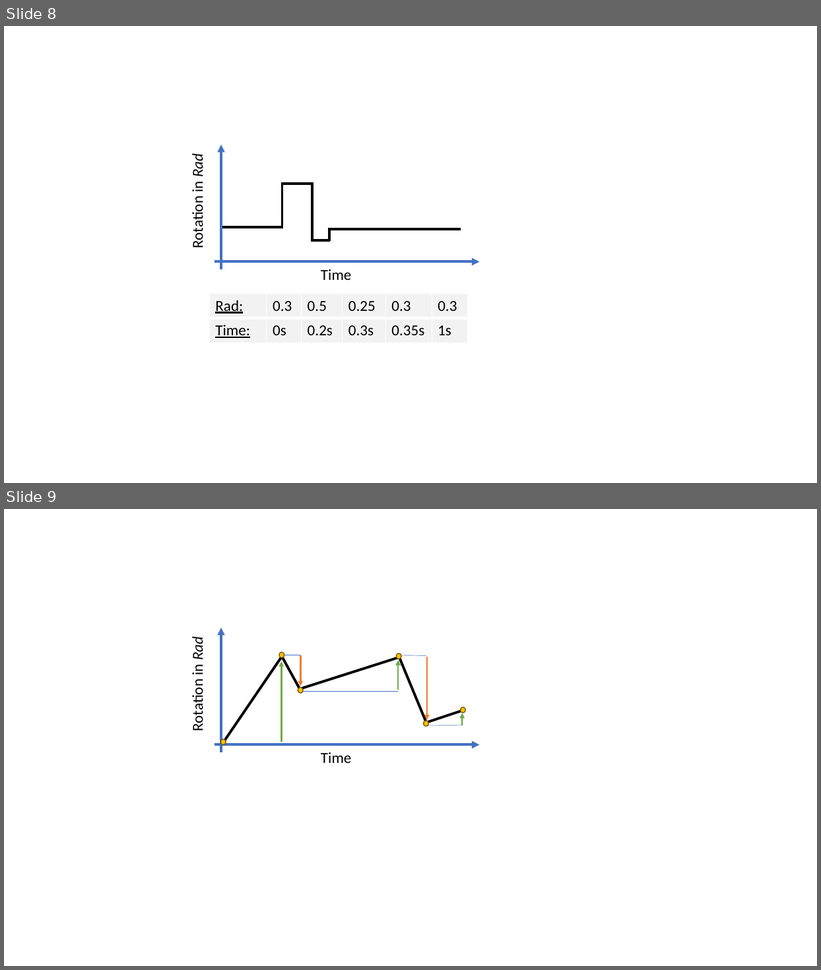
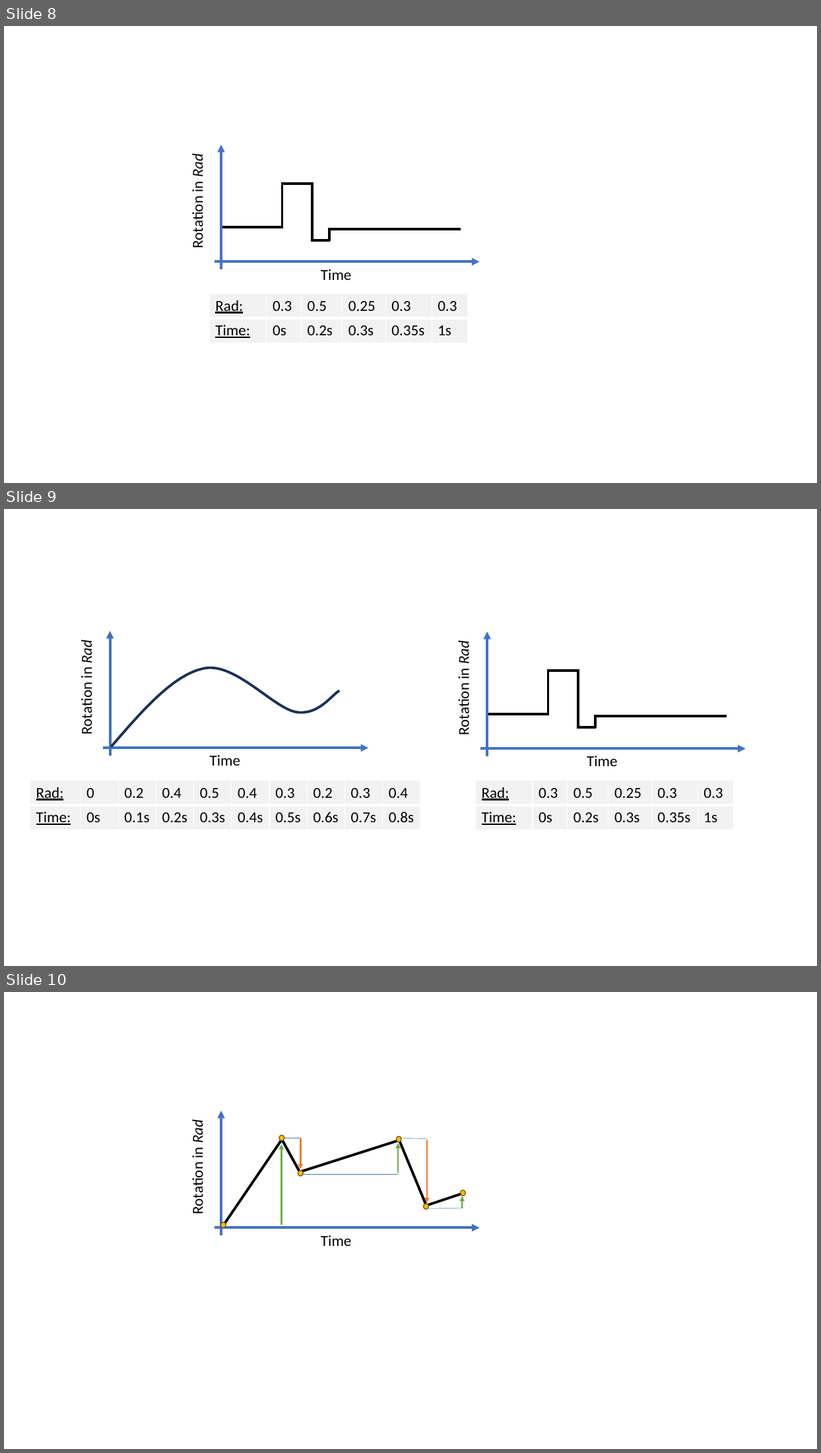
Before and after one commit to JanNalivaika/MASTERS-THESIS, a slide deck: Latex/figures/images.pptx. Shown one above the other, each under a label of ours: slides 8 and 9 before the commit, slides 8, 9 and 10 after it. The pictures are 821x970 and 821x1453 pixels, drawn with LibreOffice and Linux fonts; fonts in the diff are those of the drawing. Boxes give left, top, right and bottom in pixels: in the first picture for what was removed or moved away, otherwise in the second. Text is boxed around its words. In the diff, an @@ line names an element or a change of style, - is before the commit and + after.

```diff
--- a/Latex/figures/images.pptx
+++ b/Latex/figures/images.pptx
@@ slide 9 added at (4, 509, 817, 966), background #FFFFFF @@
@@ text added at (77, 642, 96, 734), 18 pt, text #000000 @@
+Rotation in Rad
@@ arrow added from (110, 755) to (110, 631), #4472C4 3 pt @@
@@ text added at (455, 642, 473, 735), 18 pt, text #000000 @@
+Rotation in Rad
@@ arrow added from (487, 757) to (487, 632), #4472C4 3 pt @@
@@ freeform shape added at (112, 668, 340, 747), outline #1E3256 3 pt @@
@@ line added from (547, 671) to (580, 671), #000000 3 pt @@
@@ line added from (548, 714) to (548, 671), #000000 3 pt @@
@@ line added from (579, 671) to (579, 729), #000000 3 pt @@
@@ line added from (488, 714) to (549, 714), #000000 3 pt @@
@@ line added from (594, 716) to (727, 716), #000000 3 pt @@
@@ line added from (595, 716) to (595, 729), #000000 3 pt @@
@@ line added from (578, 727) to (596, 727), #000000 3 pt @@
@@ arrow added from (103, 748) to (369, 748), #4472C4 3 pt @@
@@ text added at (210, 755, 240, 766), 18 pt, text #000000 @@
+Time
@@ arrow added from (481, 749) to (746, 749), #4472C4 3 pt @@
@@ text added at (587, 756, 617, 766), 18 pt, text #000000 @@
+Time
@@ table added at (30, 780, 421, 830), 2 rows, 10 columns @@
+Rad: | 0 | 0.2 | 0.4 | 0.5 | 0.4 | 0.3 | 0.2 | 0.3 | 0.4
+Time: | 0s | 0.1s | 0.2s | 0.3s | 0.4s | 0.5s | 0.6s | 0.7s | 0.8s
@@ table added at (475, 780, 734, 830), 2 rows, 6 columns @@
+Rad: | 0.3 | 0.5 | 0.25 | 0.3 | 0.3
+Time: | 0s | 0.2s | 0.3s | 0.35s | 1s
@@ what was slide 9 is now slide 10 @@
```
Also in this commit, not shown: 1 slide changed, 17 other files.
